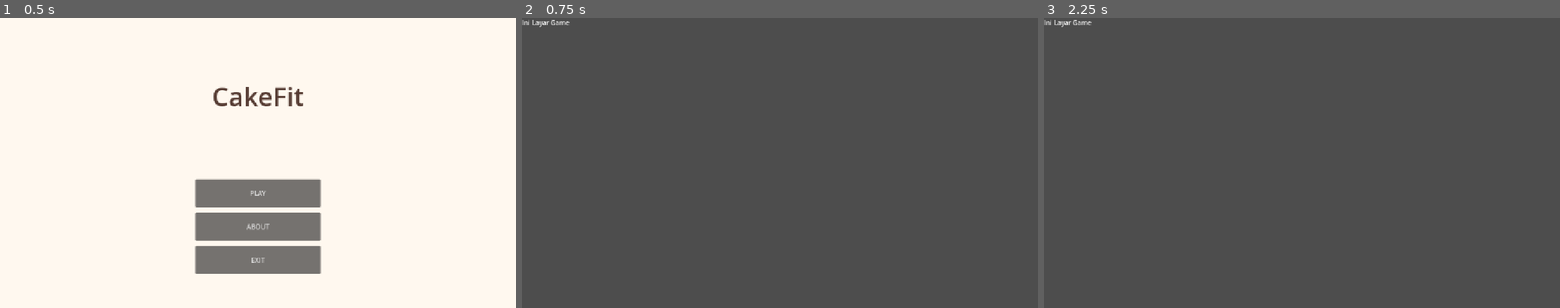
Above: before the commit, frames 1-3 (left to right).
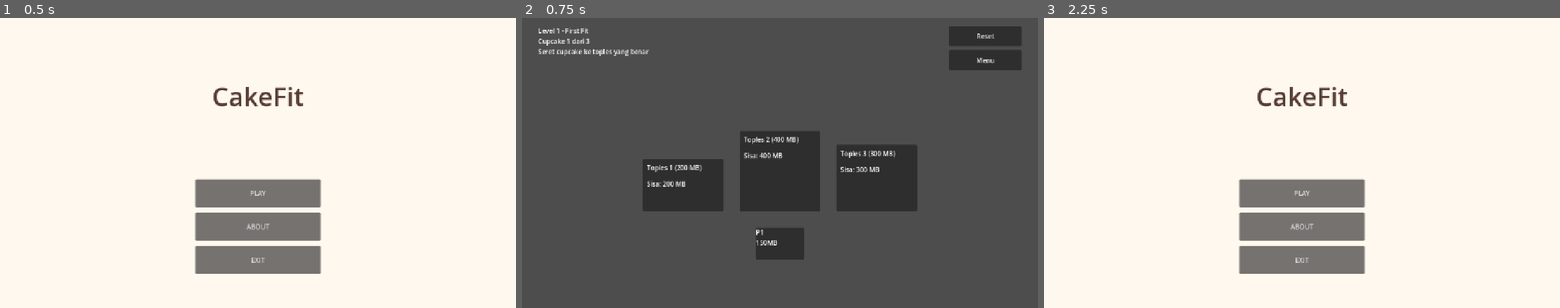
Above: after the commit, the same moments.

Repository: IkmalFirmansyah/cakefit
Game: Godot game, scene res://main_menu.tscn
Same seed, same stepped clock (60 frames per second), same inputs: the game is played once before the commit and once after it.
Inputs (mouse positions are in pixels of both pictures, inside the frame that each line leads up to):
- Up to frame 1 (0.5 s): no input
- Up to frame 2 (0.75 s): click "PLAY" at 0.5 s
- Up to frame 3 (2.25 s): click (1508, 35) at 1.25 s, where only the run after the commit has a clickable "Reset"; click (1508, 61) at 2 s, where only the run after the commit has a clickable "Menu"

Frame 1 is identical in both runs. In frame 2, 14% of the frame differs, in the area x 0-97%, y 0-84%; in frame 3, 100%, in the area x 0-100%, y 0-100%.

Commit message:
Add files via upload
Level 1-5, popup menang, tombol reset, tombol menu, dan menu

Diff:
--- /dev/null
+++ b/cupcake.gd
@@ -0,0 +1,15 @@
+extends Panel
+
+var nama := "P1"
+var ukuran := 96
+
+func atur(n: String, u: int) -> void:
+	nama = n
+	ukuran = u
+	$Label.text = nama + "\n" + str(ukuran) + "MB"
+
+func _get_drag_data(_pos):
+	var preview = Label.new()
+	preview.text = "%s (%d MB)" % [nama, ukuran]
+	set_drag_preview(preview)
+	return {"nama": nama, "ukuran": ukuran, "sumber": self}
--- /dev/null
+++ b/cupcake.tscn
@@ -0,0 +1,13 @@
+[gd_scene format=3 uid="uid://d07tieerju5se"]
+
+[ext_resource type="Script" uid="uid://dnsdry11nmmb7" path="res://cupcake.gd" id="1_ukloy"]
+
+[node name="Cupcake" type="Panel" unique_id=1686484846]
+offset_right = 120.0
+offset_bottom = 80.0
+script = ExtResource("1_ukloy")
+
+[node name="Label" type="Label" parent="." unique_id=1385015512]
+layout_mode = 0
+offset_right = 40.0
+offset_bottom = 23.0
--- /dev/null
+++ b/game.gd
@@ -0,0 +1,119 @@
+class_name Game
+extends Control
+
+static var level_sekarang := 0
+
+const LEVELS = [
+	{"fase": ["first"], "toples": [200, 400, 300], "proses": [150, 250, 100]},
+	{"fase": ["best"], "toples": [300, 150, 500, 250], "proses": [120, 200, 140, 300]},
+	{"fase": ["worst"], "toples": [400, 200, 600, 300], "proses": [100, 250, 130, 200, 120]},
+	{"fase": ["first", "best"], "toples": [350, 150, 450, 250, 550], "proses": [100, 200, 300, 120, 180, 220]},
+	{"fase": ["first", "best", "worst"], "toples": [300, 500, 200, 400, 600], "proses": [110, 250, 80, 180, 320, 140, 200]},
+]
+const NAMA = {"first": "First Fit", "best": "Best Fit", "worst": "Worst Fit"}
+const JAR = preload("res://toples.tscn")
+const CUPCAKE = preload("res://cupcake.tscn")
+
+var fase := 0
+var sisa := []
+var daftar_jar := []
+var nomor_proses := 0
+var cupcake_aktif = null
+
+func data() -> Dictionary:
+	return LEVELS[level_sekarang]
+
+func algo() -> String:
+	return data()["fase"][fase]
+
+func cari_toples(a: String, ukuran: int) -> int:
+	var hasil := -1
+	for i in sisa.size():
+		if sisa[i] < ukuran:
+			continue
+		if a == "first":
+			return i
+		if hasil == -1:
+			hasil = i
+		elif a == "best" and sisa[i] < sisa[hasil]:
+			hasil = i
+		elif a == "worst" and sisa[i] > sisa[hasil]:
+			hasil = i
+	return hasil
+
+func _ready() -> void:
+	$TombolReset.pressed.connect(func(): get_tree().reload_current_scene())
+	$TombolMenu.pressed.connect(func(): get_tree().change_scene_to_file("res://main_menu.tscn"))
+	$PopupMenang.hide()
+	$PopupMenang/PanelPopup/LanjutButton.pressed.connect(_on_lanjut)
+	var toples = data()["toples"]
+	var lebar_total = toples.size() * 240 - 40
+	var awal = (1280 - lebar_total) / 2
+	for i in toples.size():
+		var jar = JAR.instantiate()
+		add_child(jar)
+		jar.position = Vector2(awal + i * 240, 200)
+		jar.atur("Toples %d" % (i + 1), toples[i])
+		jar.position.y = 480 - jar.size.y
+		jar.diletakkan.connect(_on_diletakkan)
+		daftar_jar.append(jar)
+	mulai_fase()
+
+func tampil_popup() -> void:
+	var label =$PopupMenang/PanelPopup/SelamatLabel
+	var tombol =$PopupMenang/PanelPopup/LanjutButton
+	if level_sekarang + 1 >= LEVELS.size():
+		label.text = "Selamat!\nSemua Level Selesai"
+	else:
+		label.text = "Selamat!\nKeLevel Selanjutnya"
+		tombol.text = "Lanjut"
+	$PopupMenang.show()
+
+func info(pesan: String) -> void:
+	$InfoLabel.text = "Level %d - %s\nCupcake %d dari %d\n%s" % [level_sekarang + 1, NAMA[algo()], nomor_proses + 1, data()["proses"].size(), pesan]
+
+func mulai_fase() -> void:
+	sisa = data()["toples"].duplicate()
+	for i in daftar_jar.size():
+		daftar_jar[i].atur_sisa(sisa[i])
+	nomor_proses = 0
+	tampil_cupcake()
+	info("Seret cupcake ke toples yang benar")
+
+func tampil_cupcake() -> void:
+	cupcake_aktif = CUPCAKE.instantiate()
+	add_child(cupcake_aktif)
+	cupcake_aktif.position = Vector2(580, 520)
+	cupcake_aktif.atur("P%d" % (nomor_proses + 1), data()["proses"][nomor_proses])
+
+func _on_diletakkan(jar, data_drag) -> void:
+	var ukuran = data_drag["ukuran"]
+	var benar = cari_toples(algo(), ukuran)
+	var tujuan = daftar_jar.find(jar)
+	if tujuan != benar:
+		info("Salah! Pakai aturan " + NAMA[algo()])
+		return
+	sisa[tujuan] -= ukuran
+	jar.atur_sisa(sisa[tujuan])
+	cupcake_aktif.queue_free()
+	nomor_proses += 1
+	if nomor_proses < data()["proses"].size():
+		tampil_cupcake()
+		info("Benar!")
+	else:
+		fase_selesai()
+
+func fase_selesai() -> void:
+	fase += 1
+	if fase < data()["fase"].size():
+		mulai_fase()
+	else:
+		tampil_popup()
+
+func _on_lanjut() -> void:
+	if level_sekarang + 1 < LEVELS.size():
+		level_sekarang += 1
+		get_tree().reload_current_scene()
+	else:
+		level_sekarang = 0
+		get_tree().change_scene_to_file("res://main_menu.tscn")
--- a/game.tscn
+++ b/game.tscn
@@ -1,4 +1,6 @@
 [gd_scene format=3 uid="uid://ciols4c6eiduv"]
+
+[ext_resource type="Script" uid="uid://c0bhjt6ejgj7h" path="res://game.gd" id="1_80nbo"]
 
 [node name="Game" type="Control" unique_id=2050957132]
 layout_mode = 3
@@ -7,9 +9,67 @@
 anchor_bottom = 1.0
 grow_horizontal = 2
 grow_vertical = 2
+script = ExtResource("1_80nbo")
 
-[node name="Label" type="Label" parent="." unique_id=402898023]
+[node name="InfoLabel" type="Label" parent="." unique_id=1145424114]
 layout_mode = 0
-offset_right = 40.0
-offset_bottom = 23.0
-text = "Ini Layar Game"
+offset_left = 40.0
+offset_top = 20.0
+offset_right = 1240.0
+offset_bottom = 120.0
+text = "InfoLabel"
+
+[node name="TombolReset" type="Button" parent="." unique_id=1076307069]
+layout_mode = 0
+offset_left = 1060.0
+offset_top = 20.0
+offset_right = 1240.0
+offset_bottom = 70.0
+text = "Reset"
+
+[node name="TombolMenu" type="Button" parent="." unique_id=794481137]
+layout_mode = 0
+offset_left = 1060.0
+offset_top = 80.0
+offset_right = 1240.0
+offset_bottom = 130.0
+text = "Menu"
+
+[node name="PopupMenang" type="CanvasLayer" parent="." unique_id=2114472844]
+layer = 10
+
+[node name="Gelap" type="ColorRect" parent="PopupMenang" unique_id=1084092978]
+anchors_preset = 15
+anchor_right = 1.0
+anchor_bottom = 1.0
+grow_horizontal = 2
+grow_vertical = 2
+color = Color(0, 0, 0, 0.54901963)
+
+[node name="PanelPopup" type="ColorRect" parent="PopupMenang" unique_id=661220585]
+offset_left = 390.0
+offset_top = 210.0
+offset_right = 890.0
+offset_bottom = 510.0
+color = Color(1, 0.972549, 0.9372549, 1)
+
+[node name="SelamatLabel" type="Label" parent="PopupMenang/PanelPopup" unique_id=1691099384]
+layout_mode = 0
+offset_left = 20.0
+offset_top = 50.0
+offset_right = 480.0
+offset_bottom = 170.0
+theme_override_colors/font_color = Color(0.33333334, 0.23137255, 0.19607843, 1)
+theme_override_font_sizes/font_size = 32
+text = "Selamat!
+Ke Level Selanjutnya"
+horizontal_alignment = 1
+vertical_alignment = 1
+
+[node name="LanjutButton" type="Button" parent="PopupMenang/PanelPopup" unique_id=20281626]
+layout_mode = 0
+offset_left = 150.0
+offset_top = 210.0
+offset_right = 350.0
+offset_bottom = 270.0
+text = "Lanjut"
--- /dev/null
+++ b/icon.svg
@@ -0,0 +1 @@
+<svg xmlns="http://www.w3.org/2000/svg" width="128" height="128"><rect width="124" height="124" x="2" y="2" fill="#363d52" stroke="#212532" stroke-width="4" rx="14"/><g fill="#fff" transform="translate(12.322 12.322)scale(.101)"><path d="M105 673v33q407 354 814 0v-33z"/><path fill="#478cbf" d="m105 673 152 14q12 1 15 14l4 67 132 10 8-61q2-11 15-15h162q13 4 15 15l8 61 132-10 4-67q3-13 15-14l152-14V427q30-39 56-81-35-59-83-108-43 20-82 47-40-37-88-64 7-51 8-102-59-28-123-42-26 43-46 89-49-7-98 0-20-46-46-89-64 14-123 42 1 51 8 102-48 27-88 64-39-27-82-47-48 49-83 108 26 42 56 81zm0 33v39c0 276 813 276 814 0v-39l-134 12-5 69q-2 10-14 13l-162 11q-12 0-16-11l-10-65H446l-10 65q-4 11-16 11l-162-11q-12-3-14-13l-5-69z"/><path d="M483 600c0 34 58 34 58 0v-86c0-34-58-34-58 0z"/><circle cx="725" cy="526" r="90"/><circle cx="299" cy="526" r="90"/></g><g fill="#414042" transform="translate(12.322 12.322)scale(.101)"><circle cx="307" cy="532" r="60"/><circle cx="717" cy="532" r="60"/></g></svg>
--- a/main_menu.gd
+++ b/main_menu.gd
@@ -1,15 +1,5 @@
 extends Control
 
-
-# Called when the node enters the scene tree for the first time.
-func _ready() -> void:
-	pass # Replace with function body.
-
-
-# Called every frame. 'delta' is the elapsed time since the previous frame.
-func _process(delta: float) -> void:
-	pass
-
-
 func _on_play_button_pressed() -> void:
+	Game.level_sekarang = 0
 	get_tree().change_scene_to_file("res://game.tscn")
--- /dev/null
+++ b/toples.gd
@@ -0,0 +1,17 @@
+extends Panel
+
+signal diletakkan(jar, data)
+
+func atur(nama: String, kapasitas: int) -> void:
+	size = Vector2(200, 60 + kapasitas * 0.35)
+	$NamaLabel.text = nama + " (%d MB)" % kapasitas
+	atur_sisa(kapasitas)
+
+func atur_sisa(sisa: int) -> void:
+	$SisaLabel.text = "Sisa: %d MB" % sisa
+
+func _can_drop_data(_pos, data) -> bool:
+	return data is Dictionary and data.has("ukuran")
+
+func _drop_data(_pos, data) -> void:
+	diletakkan.emit(self, data)
--- /dev/null
+++ b/toples.tscn
@@ -0,0 +1,24 @@
+[gd_scene format=3 uid="uid://c4lg4hsr8ye7l"]
+
+[ext_resource type="Script" uid="uid://c0wet1itconok" path="res://toples.gd" id="1_d6b8t"]
+
+[node name="Jar" type="Panel" unique_id=1998803485]
+offset_right = 200.0
+offset_bottom = 240.0
+script = ExtResource("1_d6b8t")
+
+[node name="NamaLabel" type="Label" parent="." unique_id=1543669077]
+layout_mode = 0
+offset_left = 10.0
+offset_top = 10.0
+offset_right = 61.0
+offset_bottom = 33.0
+text = "Toples 1"
+
+[node name="SisaLabel" type="Label" parent="." unique_id=150072075]
+layout_mode = 0
+offset_left = 10.0
+offset_top = 50.0
+offset_right = 106.0
+offset_bottom = 73.0
+text = "Sisa: 256 MB"
Not shown, added: cupcake.gd.uid
Not shown, added: game.gd.uid
Not shown, added: toples.gd.uid
